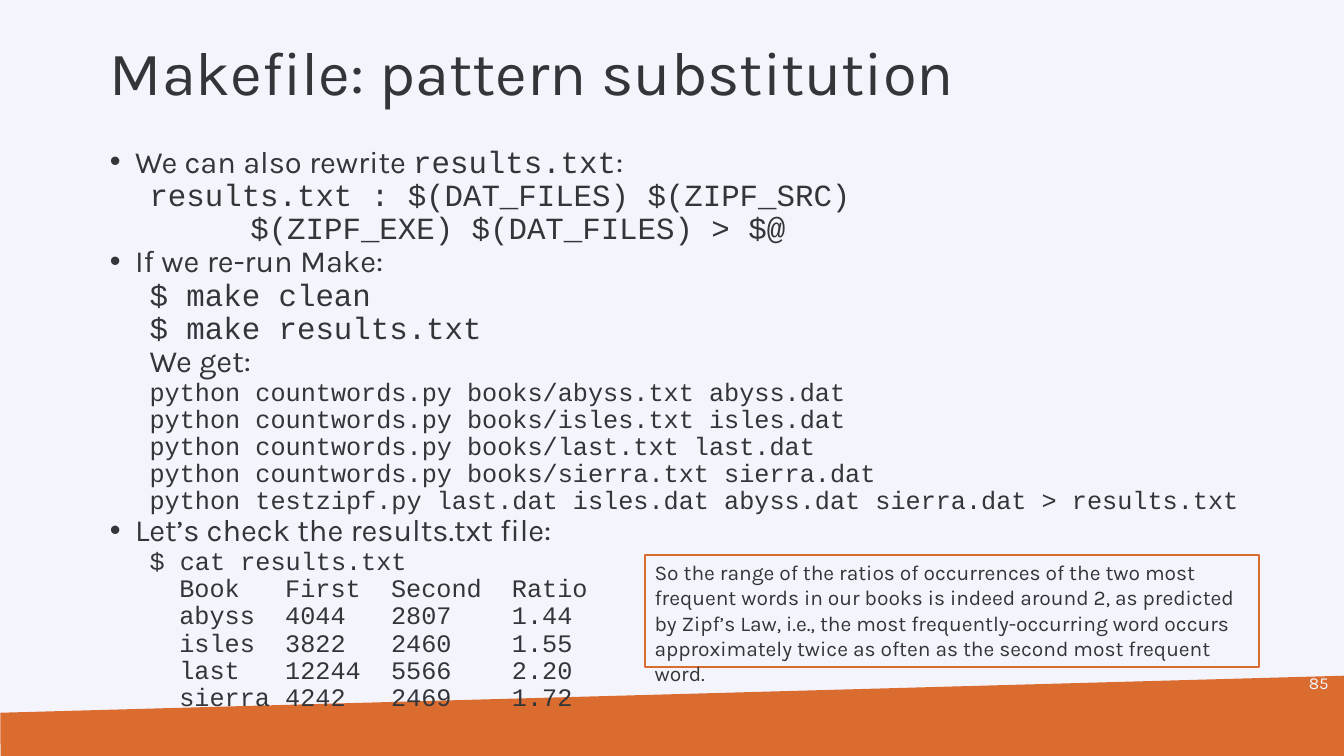
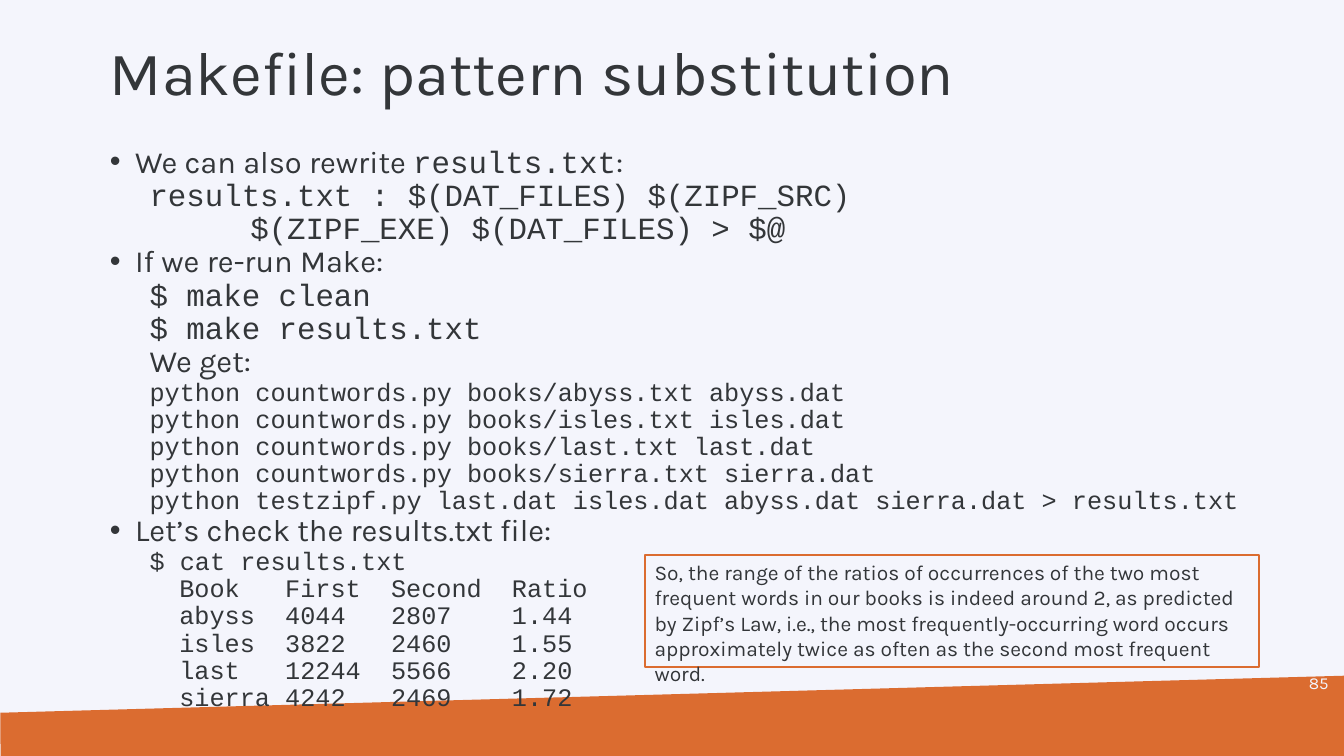
Before and after one commit to hpcleuven/Makefile-intro, a slide deck: slide 85 of Make.pptx. Drawn at 1344x756 pixels with LibreOffice and Linux fonts; fonts in the diff are those of the drawing; background and template pictures are left out. Boxes give left, top, right and bottom in pixels: in the first picture for what was removed or moved away, otherwise in the second. Text is boxed around its words. In the diff, an @@ line names an element or a change of style, - is before the commit and + after.

```diff
--- a/Make.pptx
+++ b/Make.pptx
@@ text in rectangle at (655,565,1234,661): text changed @@
-So the range of the ratios of occurrences of the two most frequent words in our books is indeed around 2, as predicted by Zipf’s Law, i.e., the most frequently-occurring word occurs approximately twice as often as the second most frequent word.
+So, the range of the ratios of occurrences of the two most frequent words in our books is indeed around 2, as predicted by Zipf’s Law, i.e., the most frequently-occurring word occurs approximately twice as often as the second most frequent word.
```
Also in this commit, not shown: 2 other slides changed, 1 other file.
